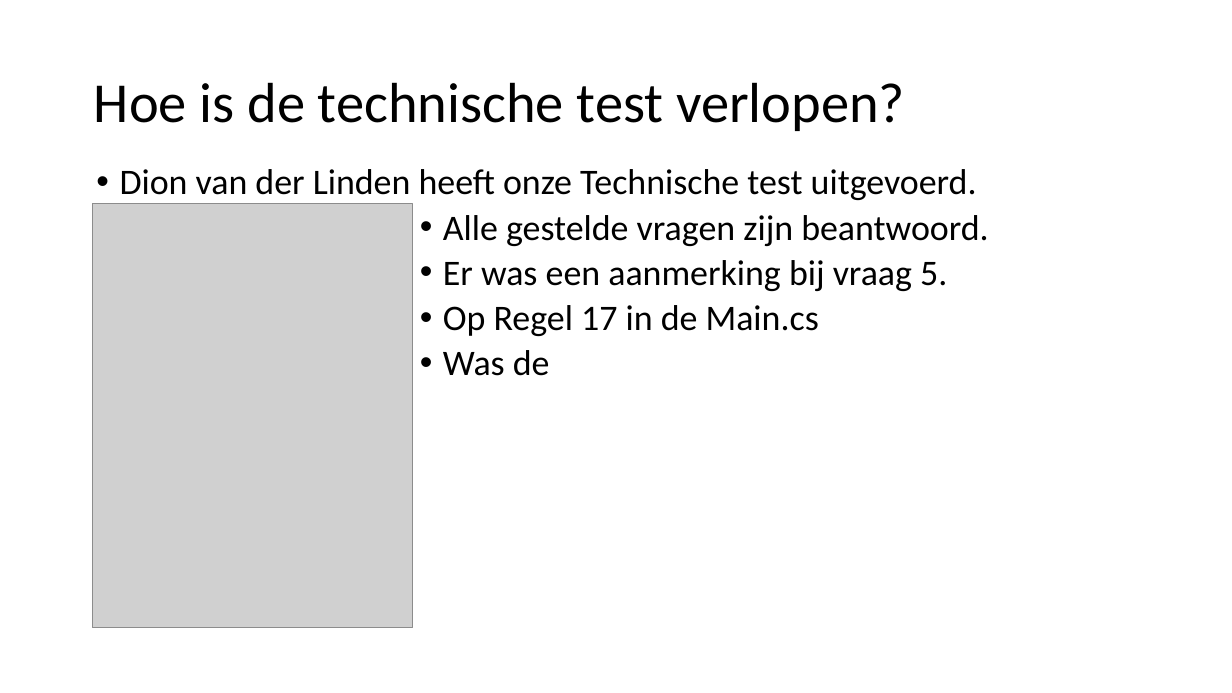
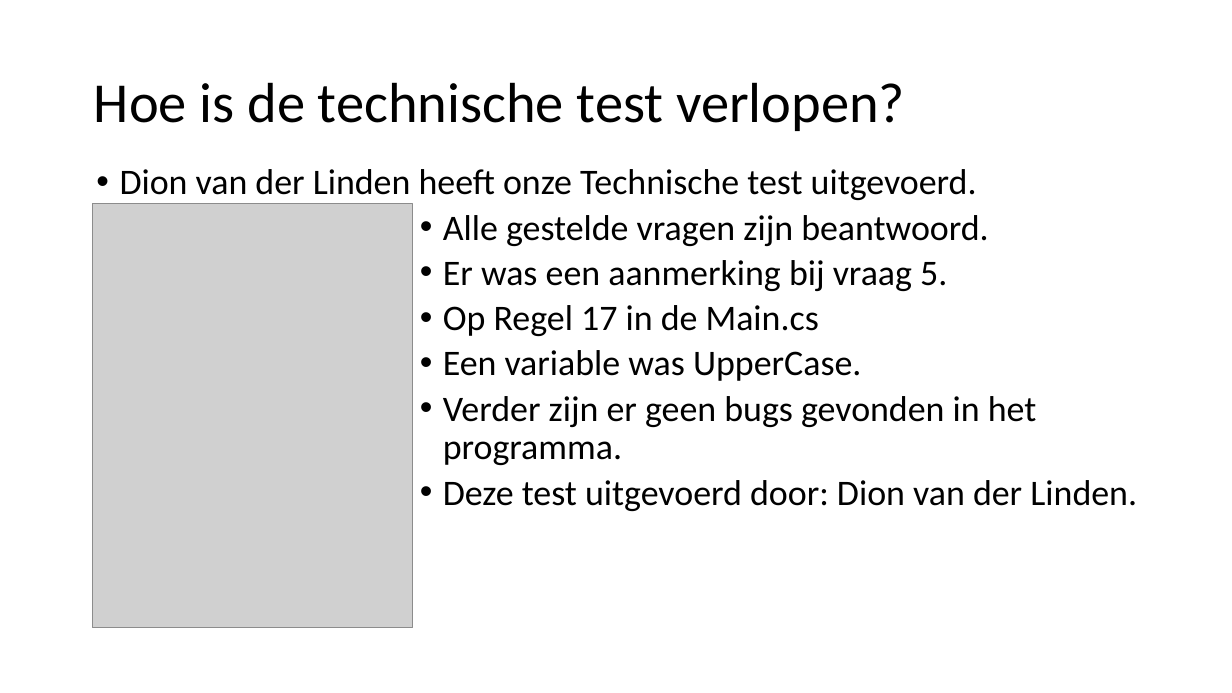
Before and after one commit to DeGokkers/De_Gokker, a slide deck: slide 6 of Project Files - Documentatie/Presentatie.pptx. Drawn at 1232x693 pixels with LibreOffice and Linux fonts; fonts in the diff are those of the drawing; grey boxes stand for pictures. Boxes give left, top, right and bottom in pixels: in the first picture for what was removed or moved away, otherwise in the second. Text is boxed around its words. In the diff, an @@ line names an element or a change of style, - is before the commit and + after.

```diff
--- a/Project Files - Documentatie/Presentatie.pptx
+++ b/Project Files - Documentatie/Presentatie.pptx
@@ text at (x1=443, y1=350, x2=1137, y2=511): text changed @@
-              • Was de
+              • Een variable was UpperCase.
+              • Verder zijn er geen bugs gevonden in het programma.
+              • Deze test uitgevoerd door: Dion van der Linden.
```
Also in this commit, not shown: 2 other slides changed.
